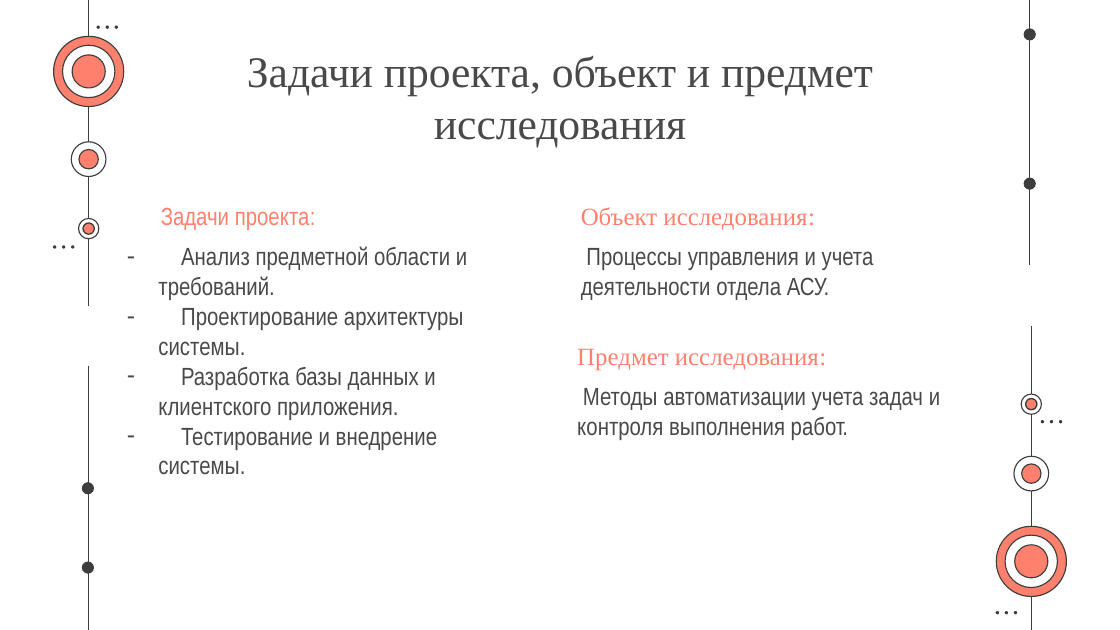
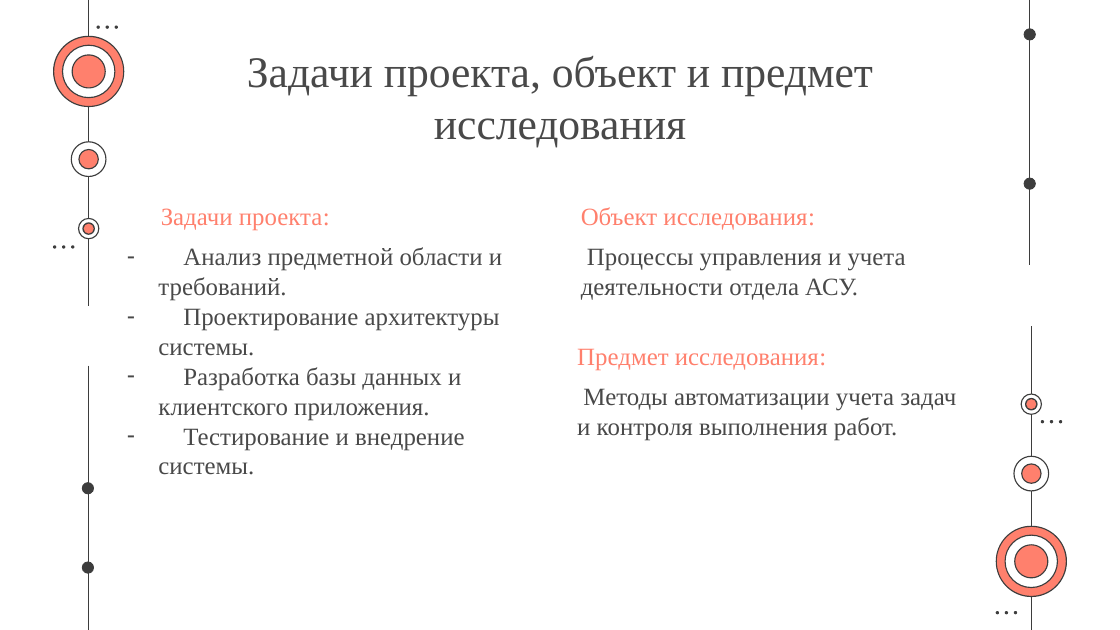
Before and after one commit to KaliShau/CSWT-CSharp, a slide deck: slide 3 of Презентация на защиту.pptx. Drawn at 1120x630 pixels with LibreOffice and Linux fonts; fonts in the diff are those of the drawing. Boxes give left, top, right and bottom in pixels: in the first picture for what was removed or moved away, otherwise in the second. Text is boxed around its words. In the diff, an @@ line names an element or a change of style, - is before the commit and + after.

```diff
--- a/Презентация на защиту.pptx
+++ b/Презентация на защиту.pptx
@@ font Arial Narrow to Times New Roman in 4 elements at (x1=158, y1=247, x2=502, y2=475), (x1=161, y1=208, x2=330, y2=230), (x1=581, y1=248, x2=906, y2=300), (x1=577, y1=388, x2=956, y2=440) @@
```
Also in this commit, not shown: 1 other slide changed, 9 slides added, 1 slide removed, 2 other files.
